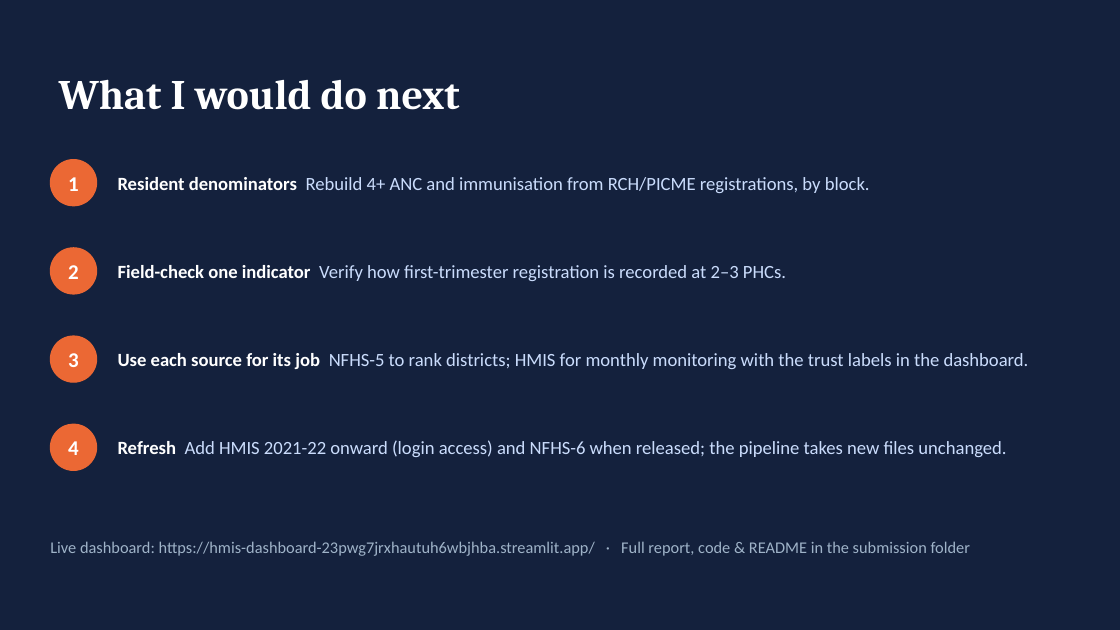
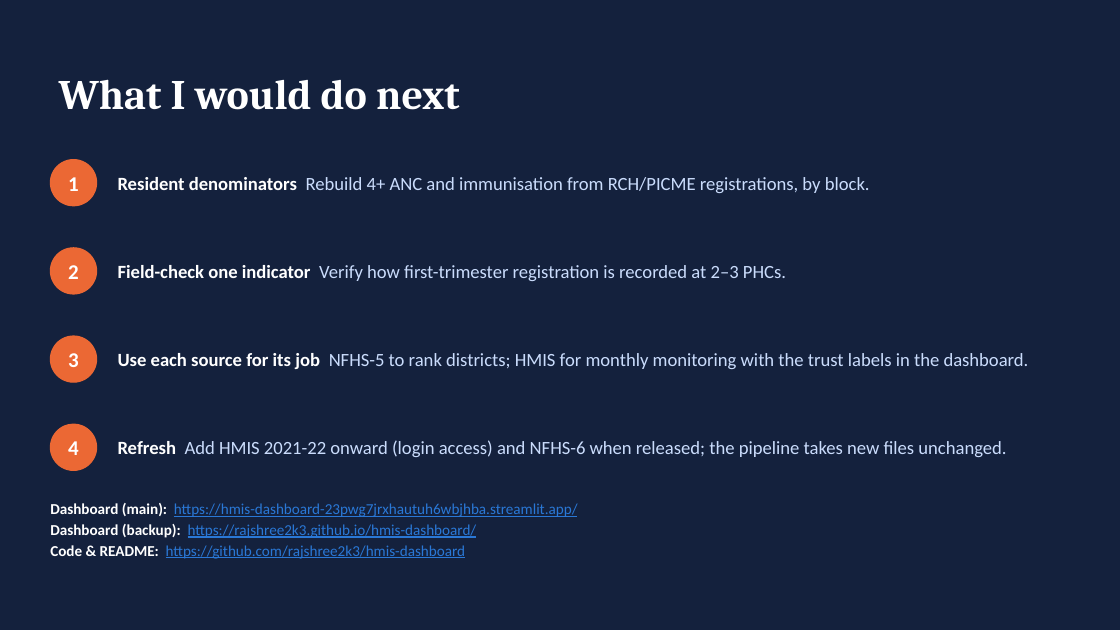
Before and after one commit to rajshree2k3/hmis-dashboard, a slide deck: slide 11 of report/CEGIS_Trichy_Assignment_Slides.pptx. Drawn at 1120x630 pixels with LibreOffice and Linux fonts; fonts in the diff are those of the drawing. Boxes give left, top, right and bottom in pixels: in the first picture for what was removed or moved away, otherwise in the second. Text is boxed around its words. In the diff, an @@ line names an element or a change of style, - is before the commit and + after.

```diff
--- a/report/CEGIS_Trichy_Assignment_Slides.pptx
+++ b/report/CEGIS_Trichy_Assignment_Slides.pptx
@@ text at (x1=50, y1=503, x2=578, y2=559): text changed; size 14 to 13 pt; text colour #9FB3C8 to #2A78D6 @@
-Live dashboard: https://hmis-dashboard-23pwg7jrxhautuh6wbjhba.streamlit.app/ · Full report, code & README in the submission folder
+Dashboard (main): https://hmis-dashboard-23pwg7jrxhautuh6wbjhba.streamlit.app/
+Dashboard (backup): https://rajshree2k3.github.io/hmis-dashboard/
+Code & README: https://github.com/rajshree2k3/hmis-dashboard
```
Also in this commit, not shown: 5 other files.
